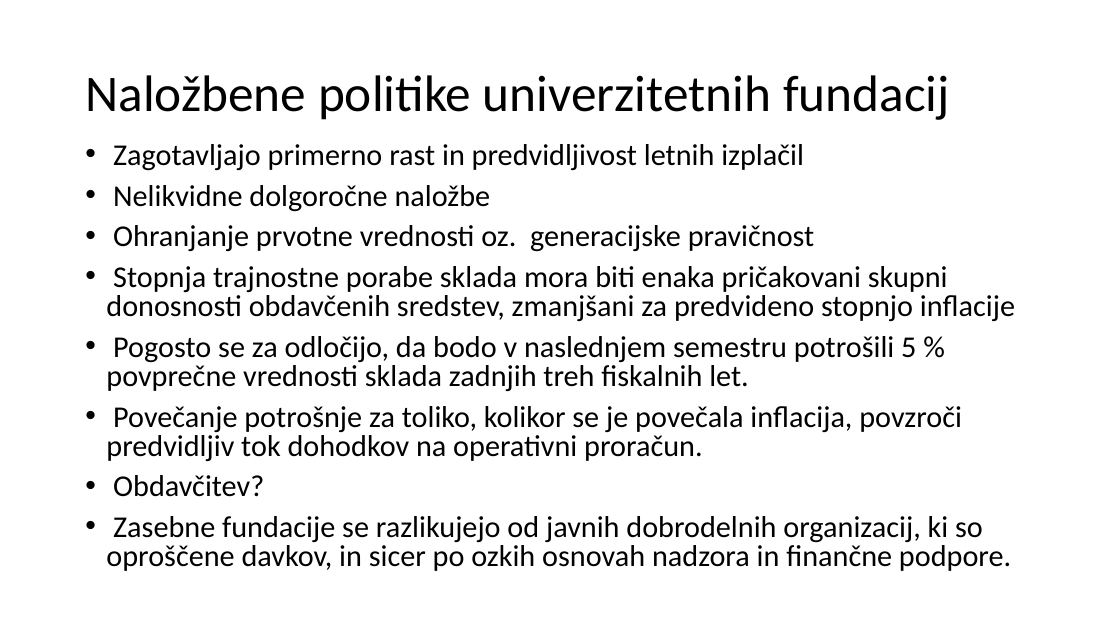
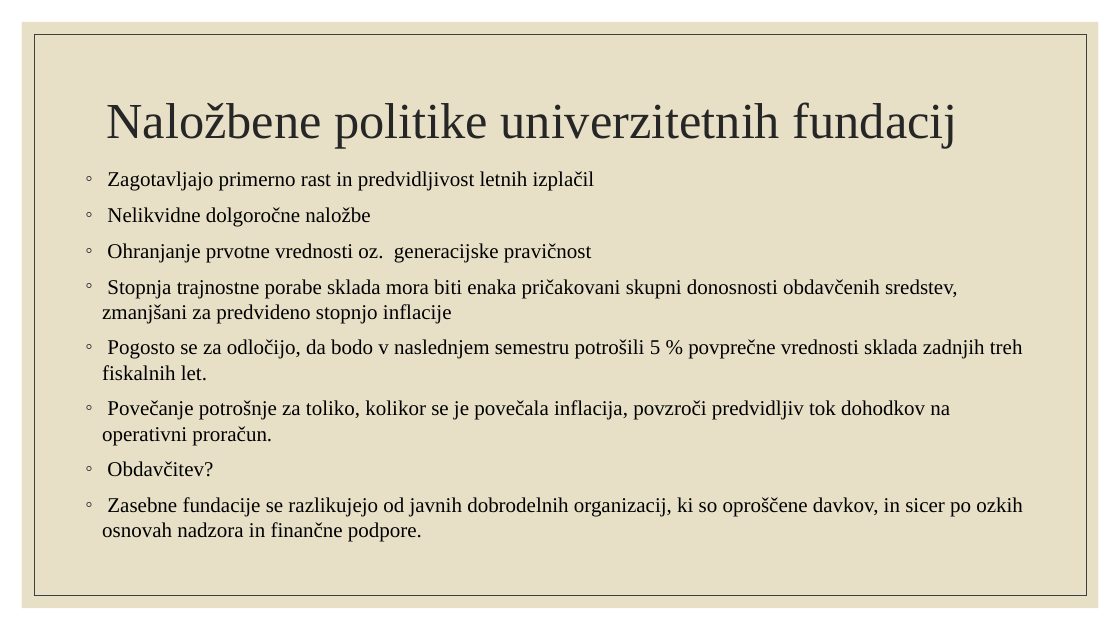
Before and after one commit to ines-silc/FTI-Seminarska-naloga, a slide deck: slide 6 of prosojnice.pptx (slide 3 before the commit). Drawn at 1120x630 pixels with LibreOffice and Linux fonts; fonts in the diff are those of the drawing. Boxes give left, top, right and bottom in pixels: in the first picture for what was removed or moved away, otherwise in the second. Text is boxed around its words. In the diff, an @@ line names an element or a change of style, - is before the commit and + after.

```diff
--- a/prosojnice.pptx
+++ b/prosojnice.pptx
@@ rectangle added at [22, 22, 1099, 608], fill #E7E0C7 @@
@@ rectangle added at [34, 34, 1086, 596], outline #404040 0.5 pt @@
@@ title "Naložbene politike univerzitetnih fundacij": place and size @@
-title "Naložbene politike univerzitetnih fundacij" at [85, 75, 950, 120]
+title "Naložbene politike univerzitetnih fundacij" at [106, 102, 958, 148]
@@ title "Naložbene politike univerzitetnih fundacij" at [106, 102, 958, 148]: size 44 to 43.2 pt, font Calibri to Times New Roman, text colour #000000 to #262626 @@
@@ text "Zagotavljajo primerno rast in predvidljivost ...": place and size @@
-text "Zagotavljajo primerno rast in predvidljivost ..." at [106, 144, 1015, 571]
+text "Zagotavljajo primerno rast in predvidljivost ..." at [102, 171, 1023, 542]
@@ text "Zagotavljajo primerno rast in predvidljivost ..." at [102, 171, 1023, 542]: size 25.9 to 18 pt, font Calibri to Times New Roman; bullet • to ◦; line spacing 0.8 to 1; less space between paragraphs @@
```
Also in this commit, not shown: 5 other slides changed, 5 slides added.
